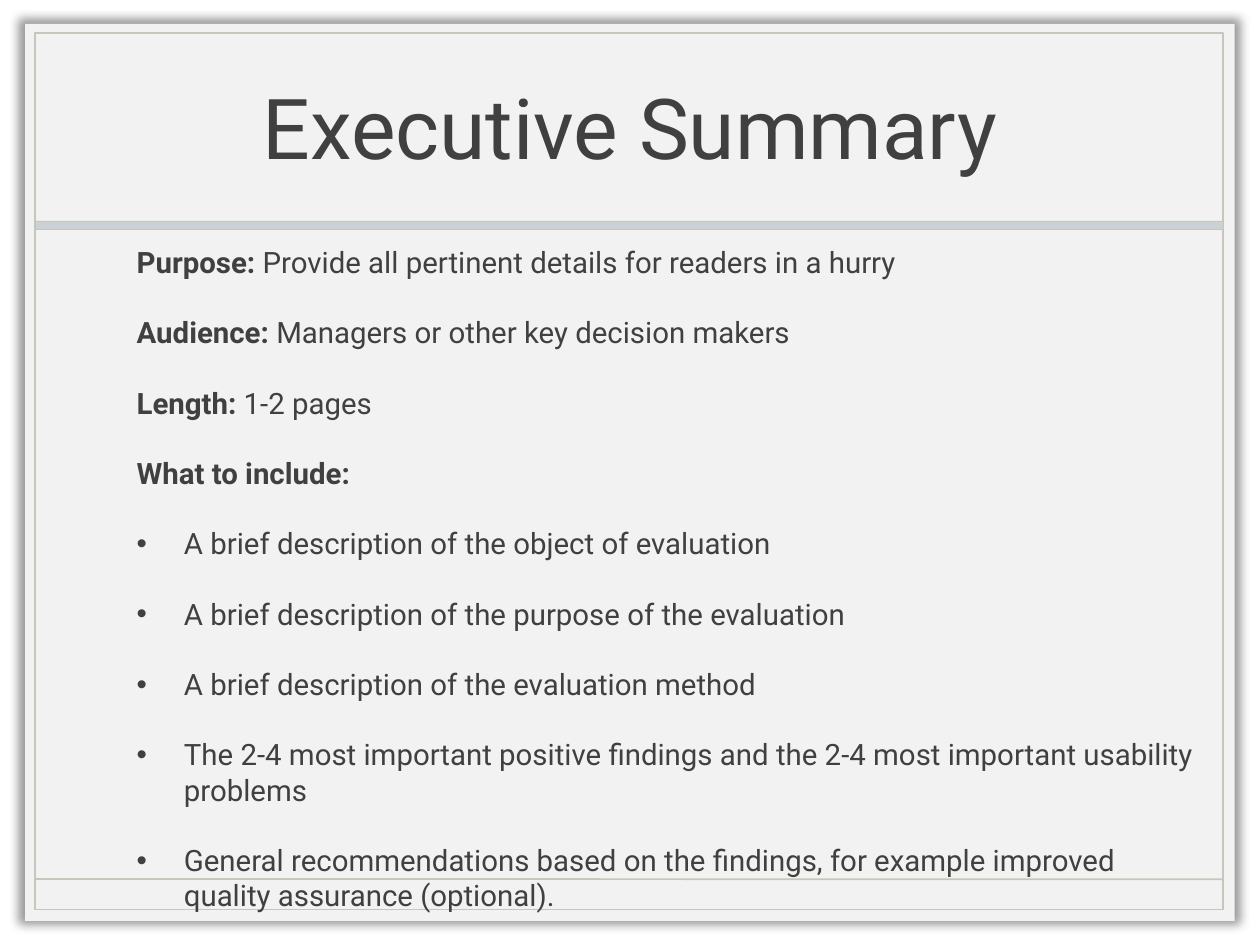
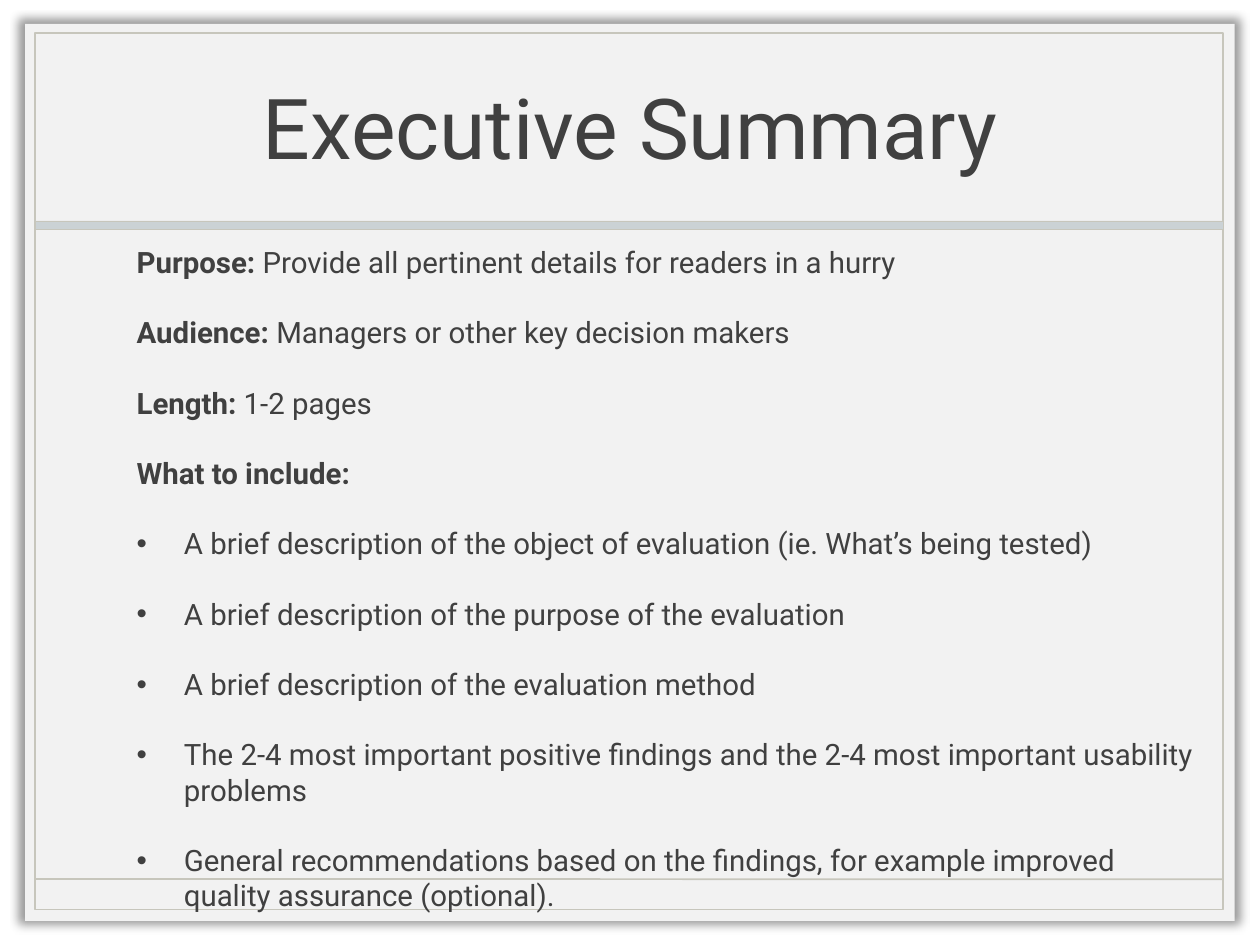
Before and after one commit to doctorlam/tecm4180, a slide deck: slide 6 of readings/imrad-usability.pptx. Drawn at 1260x945 pixels with LibreOffice and Linux fonts; fonts in the diff are those of the drawing; background and template pictures are left out. Boxes give left, top, right and bottom in pixels: in the first picture for what was removed or moved away, otherwise in the second. Text is boxed around its words. In the diff, an @@ line names an element or a change of style, - is before the commit and + after.

```diff
--- a/readings/imrad-usability.pptx
+++ b/readings/imrad-usability.pptx
@@ text at (x1=184, y1=530, x2=1091, y2=561): text changed @@
-• A brief description of the object of evaluation
+• A brief description of the object of evaluation (ie. What’s being tested)
```
Also in this commit, not shown: 2 other slides changed, 6 slides added, 3 slides removed, 8 other files.
